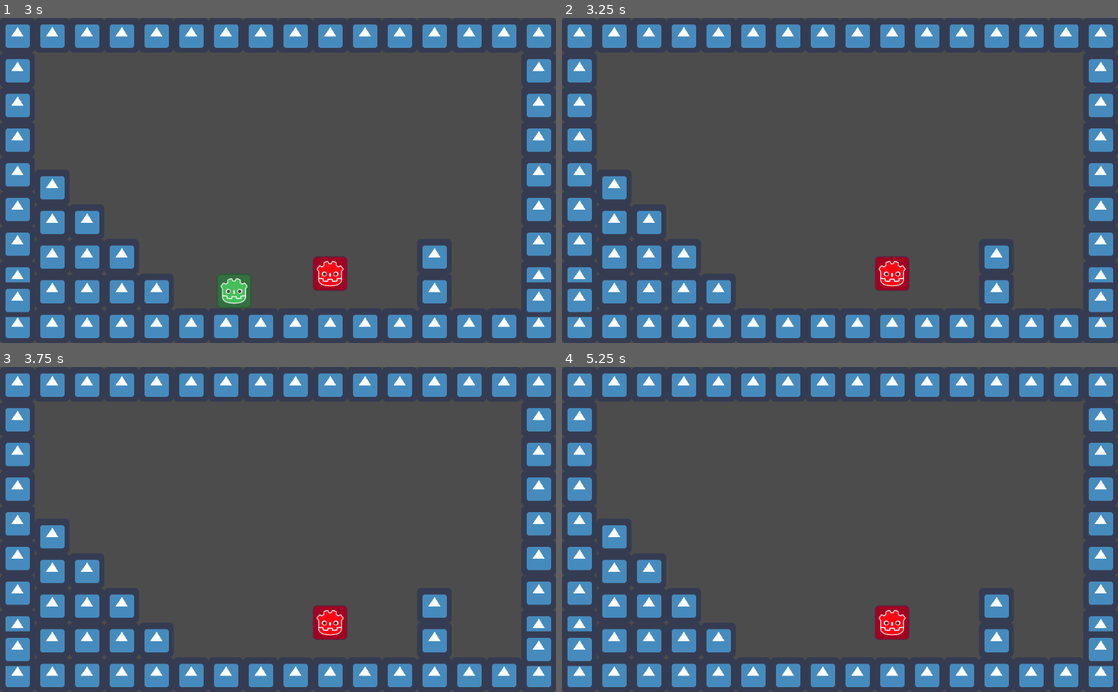
Above: before the commit, frames 1-4 (two rows, left to right).
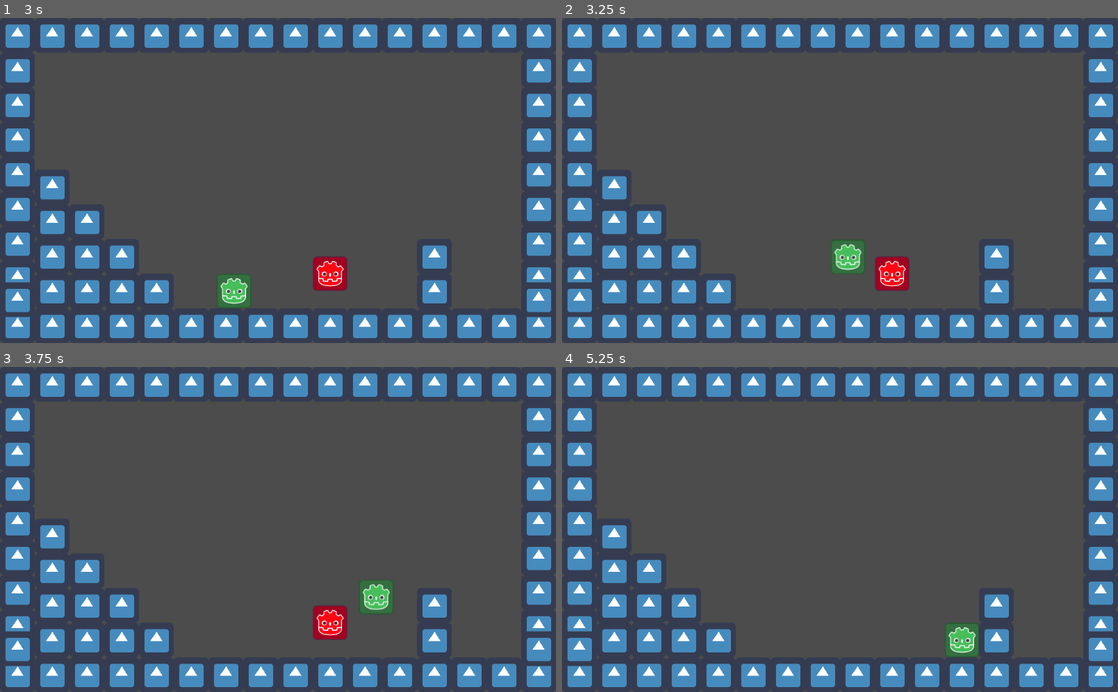
Above: after the commit, the same moments.

Repository: goodguyplayer/GameJam-GWJ53
Game: Godot game, scene res://World/World.tscn
Two runs of this game, one before a commit and one after it. Both use one fixed random seed, a clock stepped at 60 frames per second and the inputs below. The engine's default icon, where the game draws it, is replaced by a stand-in: a white triangle on a blue panel in a dark square.
Inputs:
- Up to frame 1 (3 s): hold Right (ui_right) 0.53-2.03 s; tap Up (ui_up) at 0.77, 1.52 s; hold Left (ui_left) 2.03-2.78 s; hold Right (ui_right) from 2.78 s (still down)
- Up to frame 2 (3.25 s): keep holding Right (ui_right); tap Up (ui_up) at 3.02 s
- Up to frame 3 (3.75 s): keep holding Right (ui_right)
- Up to frame 4 (5.25 s): tap Up (ui_up) at 3.77, 4.52 s; release Right (ui_right) at 4.28 s; hold Left (ui_left) 4.28-5.03 s; tap Enter at 5 s; hold Right (ui_right) from 5.03 s (still down)

Frame 1 is identical in both runs. In frame 2, 0.7% of the frame differs, in the area x 48-55%, y 68-79%; in frame 3, 0.6%; in frame 4, 1.3%, in the area x 56-75%, y 73-90%.

Commit message:
Inherited stats - Playerstats created, altered hp

Diff:
--- a/GameJam-GWJ53/Player/Player.gd
+++ b/GameJam-GWJ53/Player/Player.gd
@@ -21,12 +21,18 @@
 onready var facing = get_node("Facing")
 onready var bulletorigin = get_node("BulletOrigin")
 onready var timershoot = get_node("TimerShoot")
+onready var playerstats = get_node("PlayerStats")
 
 var velocity = Vector2()
 var movement = 0
 var shoot_flag = false
 var is_shooting = false
 var shootdelay = 0.5
+
+
+func _ready():
+	playerstats.connect("no_health", self, "queue_free")
+
 
 func get_input(delta):
 	velocity.x = Input.get_action_strength("ui_right") - Input.get_action_strength("ui_left")
@@ -66,7 +72,7 @@
 
 
 func _on_Hurtbox_area_entered(area):
-	queue_free()
+	playerstats.max_health -= 1
 
 
 func _on_TimerShoot_timeout():
--- a/GameJam-GWJ53/Player/Player.tscn
+++ b/GameJam-GWJ53/Player/Player.tscn
@@ -1,8 +1,9 @@
-[gd_scene load_steps=6 format=2]
+[gd_scene load_steps=7 format=2]
 
 [ext_resource path="res://Player/Player.png" type="Texture" id=1]
 [ext_resource path="res://Player/Player.gd" type="Script" id=2]
 [ext_resource path="res://Triggerboxes/Hurtbox.tscn" type="PackedScene" id=3]
+[ext_resource path="res://Player/PlayerStats.tscn" type="PackedScene" id=4]
 
 [sub_resource type="RectangleShape2D" id=1]
 extents = Vector2( 31, 31.5 )
@@ -39,6 +40,9 @@
 [node name="TimerShoot" type="Timer" parent="."]
 one_shot = true
 
+[node name="PlayerStats" parent="." instance=ExtResource( 4 )]
+max_health = 4
+
 [connection signal="area_entered" from="Hurtbox" to="." method="_on_Hurtbox_area_entered"]
 [connection signal="timeout" from="TimerShoot" to="." method="_on_TimerShoot_timeout"]
 
--- /dev/null
+++ b/GameJam-GWJ53/Player/PlayerStats.tscn
@@ -0,0 +1,5 @@
+[gd_scene load_steps=2 format=2]
+
+[ext_resource path="res://System/Stats.tscn" type="PackedScene" id=1]
+
+[node name="PlayerStats" instance=ExtResource( 1 )]
